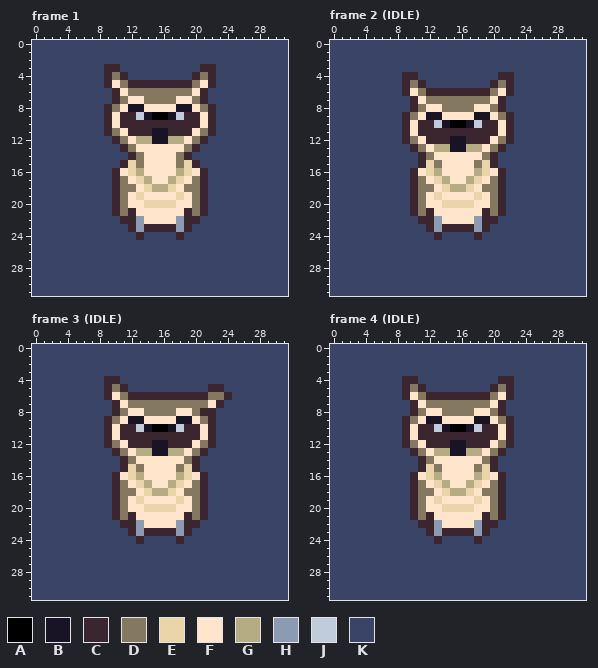
File history of a pixel-art file, Assets/SpriteCharacters/oliver_owl/oliver_owl.aseprite. That is the earlier state.
32x32 pixels, 54 frames. Shown: frame 1, frame 2 (IDLE), frame 3 (IDLE), frame 4 (IDLE). The commit also changed other frames, which this record leaves out.
Visible layers, top first: "wings side", "body", "wings down", "background".
Palette (. is transparent): A #000000  B #181425  C #3b262f  D #857861  E #ead4aa  F #ffe5cc  G #b5ac84  H #8b9bb4  J #c0cbdc  K #3a4466
Pixels before, frame 1, first column x 0:
 0 KKKKKKKKKKKKKKKKKKKKKKKKKKKKKKKK
 1 KKKKKKKKKKKKKKKKKKKKKKKKKKKKKKKK
 2 KKKKKKKKKKKKKKKKKKKKKKKKKKKKKKKK
 3 KKKKKKKKKCCKKKKKKKKKKCCKKKKKKKKK
 4 KKKKKKKKKCDCKKKKKKKKCDCKKKKKKKKK
 5 KKKKKKKKKCFDCCCCCCCCDFCKKKKKKKKK
 6 KKKKKKKKKKCFDDDDDDDDFCKKKKKKKKKK
 7 KKKKKKKKKKCDFFDDDDFFDCKKKKKKKKKK
 8 KKKKKKKKKCDFBBFFFFBBFDCKKKKKKKKK
 9 KKKKKKKKKCFCCJBAABJCCFCKKKKKKKKK
10 KKKKKKKKKCFCCCCCCCCCCFCKKKKKKKKK
11 KKKKKKKKKCDFCCCBBCCCFDCKKKKKKKKK
12 KKKKKKKKKKCDFGGBBGGFDCKKKKKKKKKK
13 KKKKKKKKKKKCDFFFFFFDCKKKKKKKKKKK
14 KKKKKKKKKKKKCDFFFFDCKKKKKKKKKKKK
15 KKKKKKKKKKKCEDFFFFDECKKKKKKKKKKK
16 KKKKKKKKKKCFEGFFFFGEFCKKKKKKKKKK
17 KKKKKKKKKKCDFEGFFGEFDCKKKKKKKKKK
18 KKKKKKKKKKCDDFEGGEFDDCKKKKKKKKKK
19 KKKKKKKKKKCDFEFFFFEFDCKKKKKKKKKK
20 KKKKKKKKKKCDFFEEEEFFDCKKKKKKKKKK
21 KKKKKKKKKKCDCFFFFFFCDCKKKKKKKKKK
22 KKKKKKKKKKKCCHFFFFHCCKKKKKKKKKKK
23 KKKKKKKKKKKKCHCCCCHCKKKKKKKKKKKK
24 KKKKKKKKKKKKKCKKKKCKKKKKKKKKKKKK
25 KKKKKKKKKKKKKKKKKKKKKKKKKKKKKKKK
26 KKKKKKKKKKKKKKKKKKKKKKKKKKKKKKKK
27 KKKKKKKKKKKKKKKKKKKKKKKKKKKKKKKK
28 KKKKKKKKKKKKKKKKKKKKKKKKKKKKKKKK
29 KKKKKKKKKKKKKKKKKKKKKKKKKKKKKKKK
30 KKKKKKKKKKKKKKKKKKKKKKKKKKKKKKKK
31 KKKKKKKKKKKKKKKKKKKKKKKKKKKKKKKK
Pixels before, frame 2 (IDLE), first column x 0:
 0 KKKKKKKKKKKKKKKKKKKKKKKKKKKKKKKK
 1 KKKKKKKKKKKKKKKKKKKKKKKKKKKKKKKK
 2 KKKKKKKKKKKKKKKKKKKKKKKKKKKKKKKK
 3 KKKKKKKKKKKKKKKKKKKKKKKKKKKKKKKK
 4 KKKKKKKKKCCKKKKKKKKKKCCKKKKKKKKK
 5 KKKKKKKKKCDCKKKKKKKKCDCKKKKKKKKK
 6 KKKKKKKKKCFDCCCCCCCCDFCKKKKKKKKK
 7 KKKKKKKKKKCFDDDDDDDDFCKKKKKKKKKK
 8 KKKKKKKKKKCDFFDDDDFFDCKKKKKKKKKK
 9 KKKKKKKKKCDFBBFFFFBBFDCKKKKKKKKK
10 KKKKKKKKKCFCCJBAABJCCFCKKKKKKKKK
11 KKKKKKKKKCFCCCCCCCCCCFCKKKKKKKKK
12 KKKKKKKKKCDFCCCBBCCCFDCKKKKKKKKK
13 KKKKKKKKKKCDFGGBBGGFDCKKKKKKKKKK
14 KKKKKKKKKKKCDFFFFFFDCKKKKKKKKKKK
15 KKKKKKKKKKKCEDFFFFDECKKKKKKKKKKK
16 KKKKKKKKKKCFEGFFFFGEFCKKKKKKKKKK
17 KKKKKKKKKKCDFEGFFGEFDCKKKKKKKKKK
18 KKKKKKKKKKCDDFEGGEFDDCKKKKKKKKKK
19 KKKKKKKKKKCDFEFFFFEFDCKKKKKKKKKK
20 KKKKKKKKKKCDFFEEEEFFDCKKKKKKKKKK
21 KKKKKKKKKKCDCFFFFFFCDCKKKKKKKKKK
22 KKKKKKKKKKKCCHFFFFHCCKKKKKKKKKKK
23 KKKKKKKKKKKKCHCCCCHCKKKKKKKKKKKK
24 KKKKKKKKKKKKKCKKKKCKKKKKKKKKKKKK
25 KKKKKKKKKKKKKKKKKKKKKKKKKKKKKKKK
26 KKKKKKKKKKKKKKKKKKKKKKKKKKKKKKKK
27 KKKKKKKKKKKKKKKKKKKKKKKKKKKKKKKK
28 KKKKKKKKKKKKKKKKKKKKKKKKKKKKKKKK
29 KKKKKKKKKKKKKKKKKKKKKKKKKKKKKKKK
30 KKKKKKKKKKKKKKKKKKKKKKKKKKKKKKKK
31 KKKKKKKKKKKKKKKKKKKKKKKKKKKKKKKK
Pixels before, frame 3 (IDLE), first column x 0:
 0 KKKKKKKKKKKKKKKKKKKKKKKKKKKKKKKK
 1 KKKKKKKKKKKKKKKKKKKKKKKKKKKKKKKK
 2 KKKKKKKKKKKKKKKKKKKKKKKKKKKKKKKK
 3 KKKKKKKKKKKKKKKKKKKKKKKKKKKKKKKK
 4 KKKKKKKKKCCKKKKKKKKKKKKKKKKKKKKK
 5 KKKKKKKKKCDCKKKKKKKKKKCCKKKKKKKK
 6 KKKKKKKKKCFDCCCCCCCCCCDDCKKKKKKK
 7 KKKKKKKKKKCFDDDDDDDDDDFCKKKKKKKK
 8 KKKKKKKKKKCDFFDDDDFFDCCKKKKKKKKK
 9 KKKKKKKKKCDFBBFFFFBBFDCKKKKKKKKK
10 KKKKKKKKKCFCCJBAABJCCFCKKKKKKKKK
11 KKKKKKKKKCFCCCCCCCCCCFCKKKKKKKKK
12 KKKKKKKKKCDFCCCBBCCCFDCKKKKKKKKK
13 KKKKKKKKKKCDFGGBBGGFDCKKKKKKKKKK
14 KKKKKKKKKKKCDFFFFFFDCKKKKKKKKKKK
15 KKKKKKKKKKKCEDFFFFDECKKKKKKKKKKK
16 KKKKKKKKKKCFEGFFFFGEFCKKKKKKKKKK
17 KKKKKKKKKKCDFEGFFGEFDCKKKKKKKKKK
18 KKKKKKKKKKCDDFEGGEFDDCKKKKKKKKKK
19 KKKKKKKKKKCDFEFFFFEFDCKKKKKKKKKK
20 KKKKKKKKKKCDFFEEEEFFDCKKKKKKKKKK
21 KKKKKKKKKKCDCFFFFFFCDCKKKKKKKKKK
22 KKKKKKKKKKKCCHFFFFHCCKKKKKKKKKKK
23 KKKKKKKKKKKKCHCCCCHCKKKKKKKKKKKK
24 KKKKKKKKKKKKKCKKKKCKKKKKKKKKKKKK
25 KKKKKKKKKKKKKKKKKKKKKKKKKKKKKKKK
26 KKKKKKKKKKKKKKKKKKKKKKKKKKKKKKKK
27 KKKKKKKKKKKKKKKKKKKKKKKKKKKKKKKK
28 KKKKKKKKKKKKKKKKKKKKKKKKKKKKKKKK
29 KKKKKKKKKKKKKKKKKKKKKKKKKKKKKKKK
30 KKKKKKKKKKKKKKKKKKKKKKKKKKKKKKKK
31 KKKKKKKKKKKKKKKKKKKKKKKKKKKKKKKK
Pixels before, frame 4 (IDLE), first column x 0:
 0 KKKKKKKKKKKKKKKKKKKKKKKKKKKKKKKK
 1 KKKKKKKKKKKKKKKKKKKKKKKKKKKKKKKK
 2 KKKKKKKKKKKKKKKKKKKKKKKKKKKKKKKK
 3 KKKKKKKKKKKKKKKKKKKKKKKKKKKKKKKK
 4 KKKKKKKKKCCKKKKKKKKKKCCKKKKKKKKK
 5 KKKKKKKKKCDCKKKKKKKKCDCKKKKKKKKK
 6 KKKKKKKKKCFDCCCCCCCCDFCKKKKKKKKK
 7 KKKKKKKKKKCFDDDDDDDDFCKKKKKKKKKK
 8 KKKKKKKKKKCDFFDDDDFFDCKKKKKKKKKK
 9 KKKKKKKKKCDFBBFFFFBBFDCKKKKKKKKK
10 KKKKKKKKKCFCCJBAABJCCFCKKKKKKKKK
11 KKKKKKKKKCFCCCCCCCCCCFCKKKKKKKKK
12 KKKKKKKKKCDFCCCBBCCCFDCKKKKKKKKK
13 KKKKKKKKKKCDFGGBBGGFDCKKKKKKKKKK
14 KKKKKKKKKKKCDFFFFFFDCKKKKKKKKKKK
15 KKKKKKKKKKKCEDFFFFDECKKKKKKKKKKK
16 KKKKKKKKKKCFEGFFFFGEFCKKKKKKKKKK
17 KKKKKKKKKKCDFEGFFGEFDCKKKKKKKKKK
18 KKKKKKKKKKCDDFEGGEFDDCKKKKKKKKKK
19 KKKKKKKKKKCDFEFFFFEFDCKKKKKKKKKK
20 KKKKKKKKKKCDFFEEEEFFDCKKKKKKKKKK
21 KKKKKKKKKKCDCFFFFFFCDCKKKKKKKKKK
22 KKKKKKKKKKKCCHFFFFHCCKKKKKKKKKKK
23 KKKKKKKKKKKKCHCCCCHCKKKKKKKKKKKK
24 KKKKKKKKKKKKKCKKKKCKKKKKKKKKKKKK
25 KKKKKKKKKKKKKKKKKKKKKKKKKKKKKKKK
26 KKKKKKKKKKKKKKKKKKKKKKKKKKKKKKKK
27 KKKKKKKKKKKKKKKKKKKKKKKKKKKKKKKK
28 KKKKKKKKKKKKKKKKKKKKKKKKKKKKKKKK
29 KKKKKKKKKKKKKKKKKKKKKKKKKKKKKKKK
30 KKKKKKKKKKKKKKKKKKKKKKKKKKKKKKKK
31 KKKKKKKKKKKKKKKKKKKKKKKKKKKKKKKK
After:
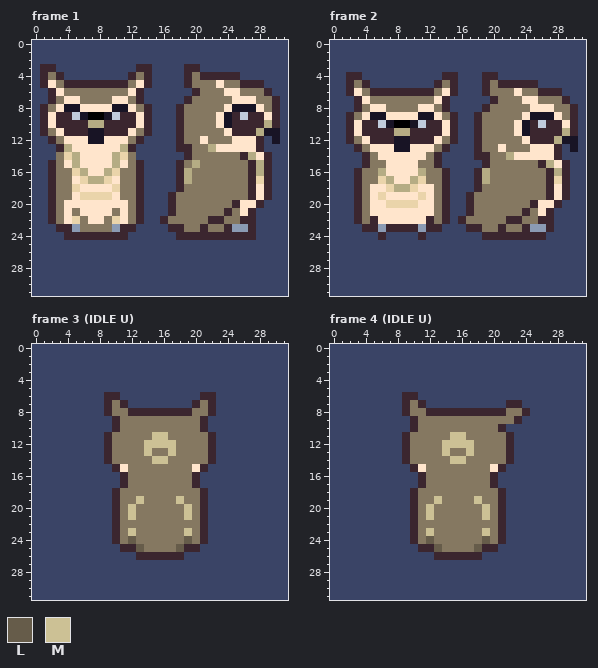
Colours new in this view: L #665c4a  M #ccc195
Commit: oliver- complete all basic movement and idle states
The edit:
Changed rows in their new state; - is an unchanged pixel.
Frame 1, layers "body", "wings down":
first column x 1:
 3 CC------KK--CC----CCKK--------
 4 CDC-----KKKCDC----CDC-CCC-----
 5 CFDCCCCC-CCDF-KKKK--DDFDDCCC--
 6 -CFDDDDDDDDFCKKKKKKCDDDFFDDDC-
 7 -CDFFDDDDFFDCKKKKKC-DDDDFFFDDC
 8 CDFBBFFFFBBFDCKKKCDD-DDFBBBFDC
 9 CFCCJBAABJ--FCKKKCDDDDFBCJCCFC
10 CFCCCCGG-C--F-KKK-DDDDFBCCCCGC
11 CDFCCCBB-CCFD-KKK-DD-DDFCCCGBB
12 -CDFFFBBFFFDCKKKKCD-FDDDFFFC-B
13 --CGFFFFFFGCKKKKKCCDDGFFFFFC--
14 --DEGFFFFGEDKKKKKK-DDDDDDCGFC-
15 -CDFGFFFFGFDCKKKKCDGDDDDDDCGC-
16 -CDDEGFFGEDDCKKKKCGDDDDDDDCGC-
17 -CDDFEGGEF-DCKKKKCG-DDDDDDCEC-
18 -CDDEFFFFE--CKKKKC--DDDDDDCFC-
19 -CDDFEEEEF-DCKKKCDD-DDDDDDCFC-
20 -CDFFFFFFFFDCKKKCDD-DDDDCFFC--
21 -CDFDFFFFDFDCKKKCDD-DDDCDFC---
22 -CDFEDFFDEFDCKKCDDDDDCCDDCC---
23 --CCHDDDDHC-KKKK-CDDCDDCHHC---
24 ---CCCCCCCC-K-----CCCCCCCCC---
Frame 2, layer "body":
first column x 2:
 4 CC-----KK---CC---CCKK--------
 5 CDC----KKK-CDC---CDC-CCC-----
 6 CFDCCCC-CC-DF-KKK--DDFDDCCC--
 7 -CFDDDDDDD-FCKKKKKCDDDFFDDDC-
 8 -CDFFDDDDF-DCKKKKC-DDDDFFFDDC
 9 CDFBBFFFFB-FDCKKCDD-DDFBBBFDC
10 CFCCJBAABJ-CFCKKCDDDDFBCJCCFC
11 CFCCCCGGC---F-KK-DDDDFBCCCCGC
12 CDFCCCBBCC-FDCKK-DD-DDFCCCGBB
13 -CDFFFBBFF-DCKKKCD-FDDDFFFC-B
14 --CDFFFFFF-CKKKKCCDDGFFFFFC--
15 --CDDFFFFDDCKKKKKCDDDDDDCGFC-
16 -CDDGFFFFGDDCKKKCGDDDDDDDCGC-
17 -CDDEGFFGEDDCKKKCG-DDDDDDCEC-
18 -CDFFEGGEFFDCKKKC--DDDDDDCFC-
19 -CDFEFFFFE-DCKKCDD-DDDDDDCFC-
20 -CDFFEEEEF-DCKKCDD-DDDDCFFC--
21 -CDFFFFFFFFDCKKCDD-DDDCDFC---
22 -CDCFFFFFF-DCKCDDDDDCCDDCC---
23 --CCHCCCCH-CKKK-CDDCDDCHHC---
24 ----C----C-K----KCCCCCCCC----
Frame 3 (IDLE U), layers "body", "wings down":
first column x 9:
 4 KK--------------
 5 KKK----------KK-
 6 -CKKKKKKKKKK-CKK
 7 CDCKKKKKKKKC-CK-
 8 CD-CCCCCCCC-D---
 9 KCDDDDDDDDDDCK--
10 KCDDDDDDDDDDCK--
11 -DDDDDMMDDDDD---
12 --DDDMMMMDDD----
13 CD-DDMDDMDD-DC--
14 CDD-DDMMDD-DDC--
15 -CFD-DDDD-DFC---
16 -KCDDDDDDDDCK---
17 -KCDDDDDDDDCK---
18 ----DDDDDD------
19 ---DMDDDDMD-----
20 ---MDDDDDDM-----
21 ---MDDDDDDM-----
22 -CDDDDDDDDDDC---
23 -CDMDDDDDDMDC---
24 -CDLDDDDDDLDC---
25 --CCLDDDDLCC----
26 ----CCCCCC------
Frame 4 (IDLE U), layers "body", "wings down":
first column x 9:
 4 KK----------KK--
 5 KKK--------KKK--
 6 -CKKKKKKKKKKKK--
 7 CDCKKKKKKKKKKCC-
 8 CD-CCCCCCCCC-DDC
 9 KCDDDDDDDDDD-DC-
10 KCDDDDDDDDDDCK--
11 -DDDDDMMDDDDD---
12 --DDDMMMMDDD----
13 CD-DDMDDMDD-DC--
14 CDD-DDMMDD-DDC--
15 -CFD-DDDD-DFC---
16 -KCDDDDDDDDCK---
17 -KCDDDDDDDDCK---
18 ----DDDDDD------
19 ---DMDDDDMD-----
20 ---MDDDDDDM-----
21 ---MDDDDDDM-----
22 -CDDDDDDDDDDC---
23 -CDMDDDDDDMDC---
24 -CDLDDDDDDLDC---
25 --CCLDDDDLCC----
26 ----CCCCCC------
Pixel boxes of the changes (left, top, right, bottom) in both pictures:
changed: (40, 64, 280, 240)
changed: (346, 72, 578, 240)
changed: (104, 376, 232, 560)
changed: (402, 376, 530, 560)
